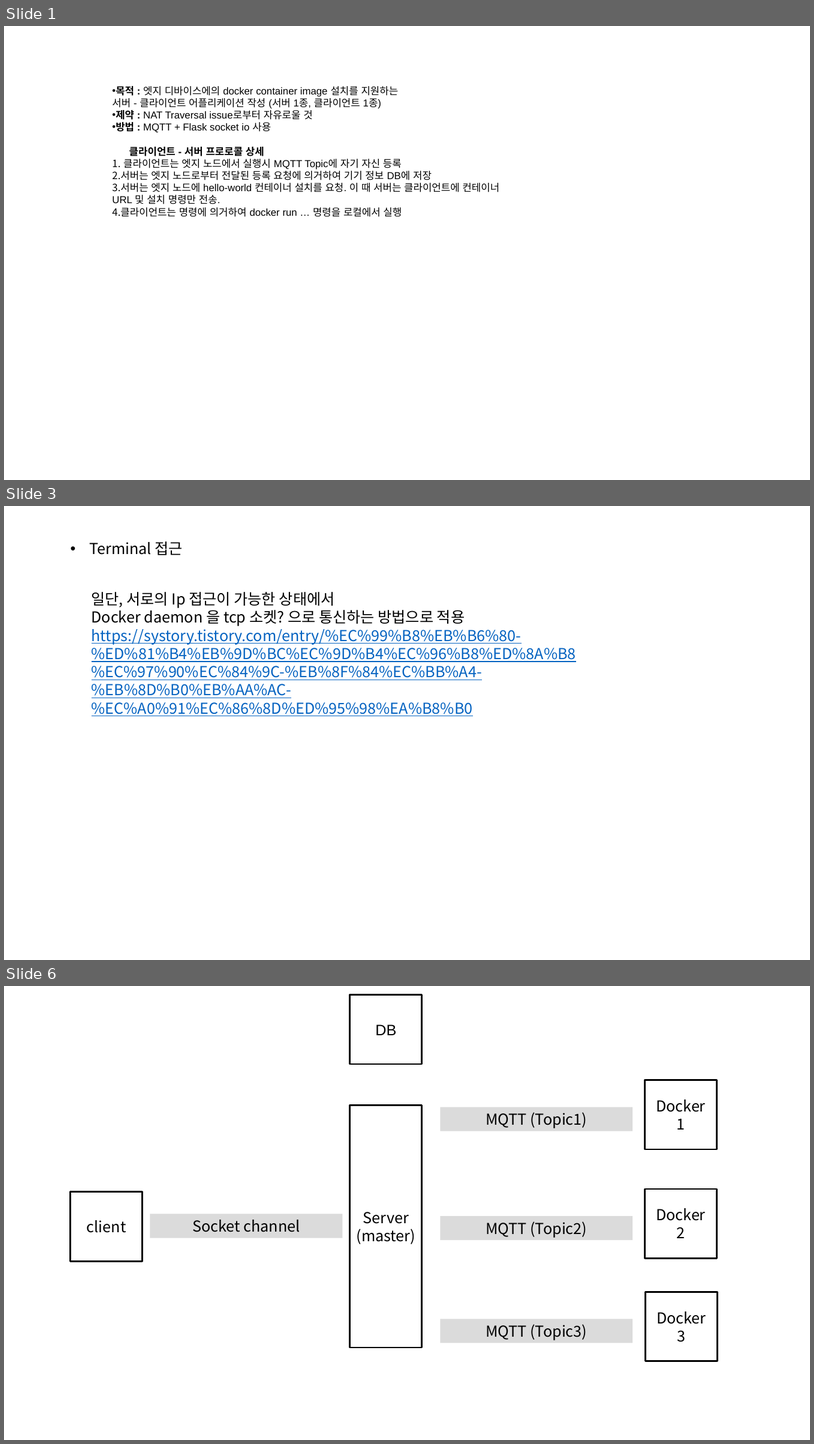
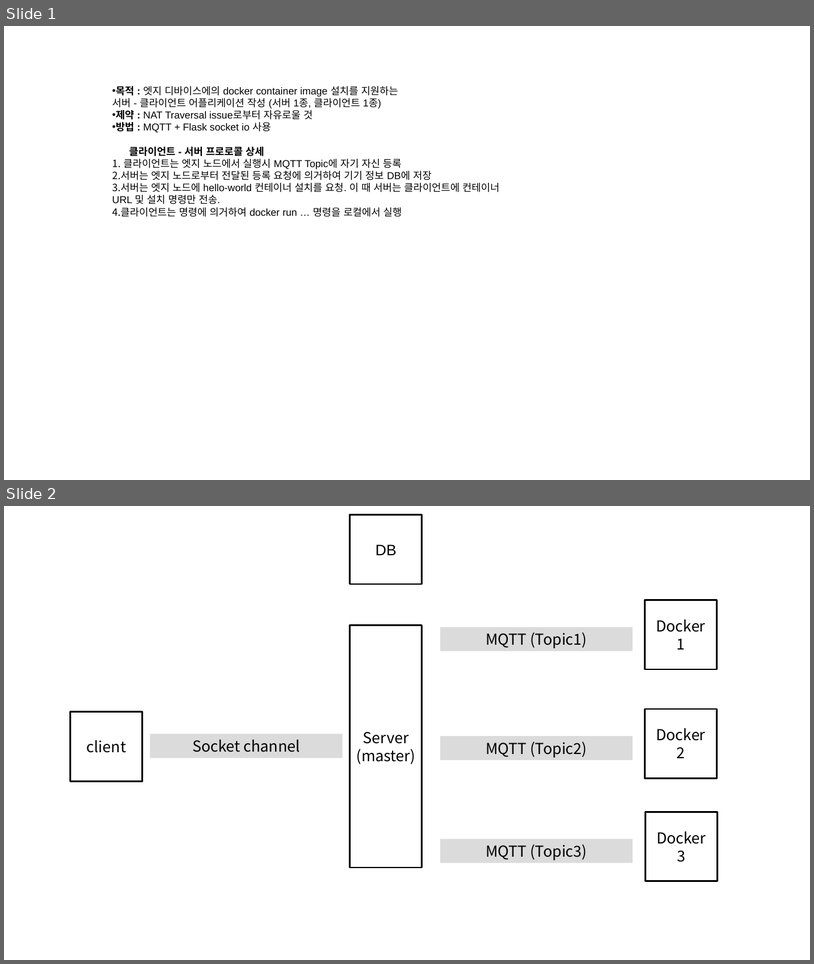
Before and after one commit to Mishuni/ochestration_for_docker, a slide deck: FiveStarts_app.pptx. Shown one above the other, each under a label of ours: slides 1, 3 and 6 before the commit, slides 1 and 2 after it; the slides between them are not shown. The pictures are 814x1444 and 814x964 pixels, drawn with LibreOffice and Linux fonts; fonts in the diff are those of the drawing. Boxes give left, top, right and bottom in pixels: in the first picture for what was removed or moved away, otherwise in the second. Text is boxed around its words. In the diff, an @@ line names an element or a change of style, - is before the commit and + after.

```diff
--- a/FiveStarts_app.pptx
+++ b/FiveStarts_app.pptx
@@ slide 3 removed at bbox=[4, 506, 810, 960], background #FFFFFF @@
@@ text removed at bbox=[89, 541, 183, 555] @@
-• Terminal 접근
@@ text removed at bbox=[92, 592, 576, 716] @@
-일단, 서로의 Ip 접근이 가능한 상태에서
-Docker daemon 을 tcp 소켓? 으로 통신하는 방법으로 적용
-https://systory.tistory.com/entry/%EC%99%B8%EB%B6%80-%ED%81%B4%EB%9D%BC%EC%9D%B4%EC%96%B8%ED%8A%B8%EC%97%90%EC%84%9C-%EB%8F%84%EC%BB%A4-%EB%8D%B0%EB%AA%AC-%EC%A0%91%EC%86%8D%ED%95%98%EA%B8%B0
@@ what was slide 6 is now slide 2 @@
```
Also in this commit, not shown: 6 other slides removed, 1 other file.
